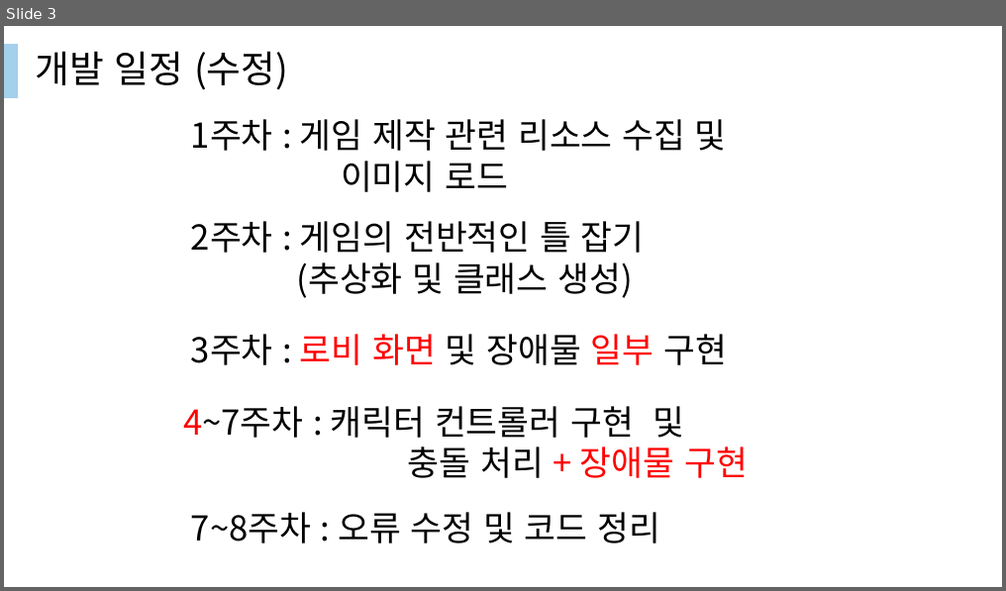
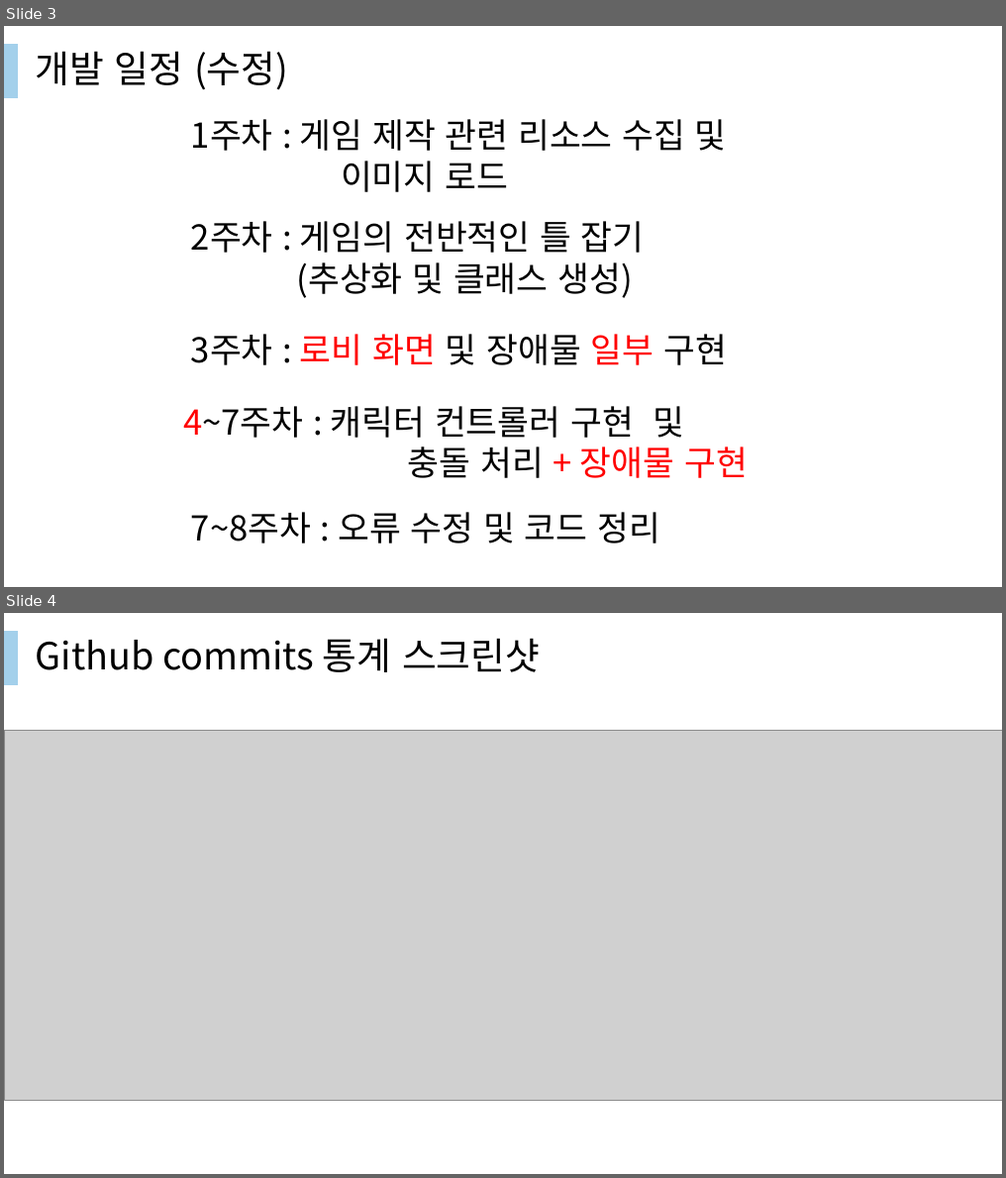
Before and after one commit to pppmang/2DGP_project, a slide deck: 2DGP_2022182014박기란_2차발표.pptx. Shown one above the other, each under a label of ours: slide 3 before the commit, slides 3 and 4 after it. The pictures are 1006x591 and 1006x1178 pixels, drawn with LibreOffice and Linux fonts; fonts in the diff are those of the drawing; grey boxes stand for pictures. Boxes give left, top, right and bottom in pixels: in the first picture for what was removed or moved away, otherwise in the second. Text is boxed around its words. In the diff, an @@ line names an element or a change of style, - is before the commit and + after.

```diff
--- a/2DGP_2022182014박기란_2차발표.pptx
+++ b/2DGP_2022182014박기란_2차발표.pptx
@@ slide 4 added at box(4, 613, 1002, 1174), background #FFFFFF @@
@@ rectangle added at box(4, 631, 18, 685), fill #A3D0EB, outline #A3D0EB 1 pt @@
@@ text added at box(36, 638, 540, 672), 36 pt, text #000000 @@
+Github commits 통계 스크린샷
@@ picture added at box(4, 731, 1002, 1100) @@
```
Also in this commit, not shown: 1 slide changed, 1 slide removed, 5 other files.
